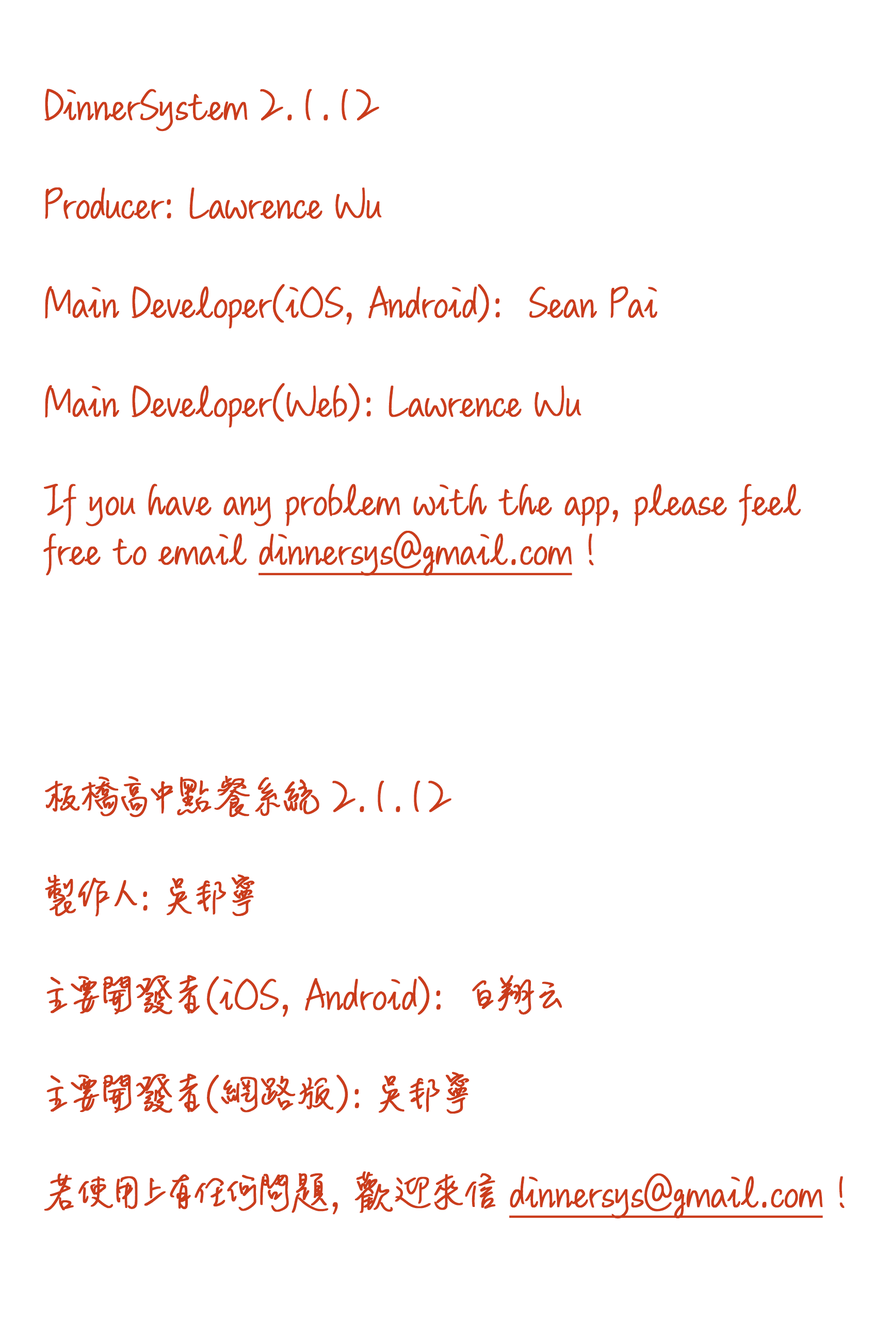
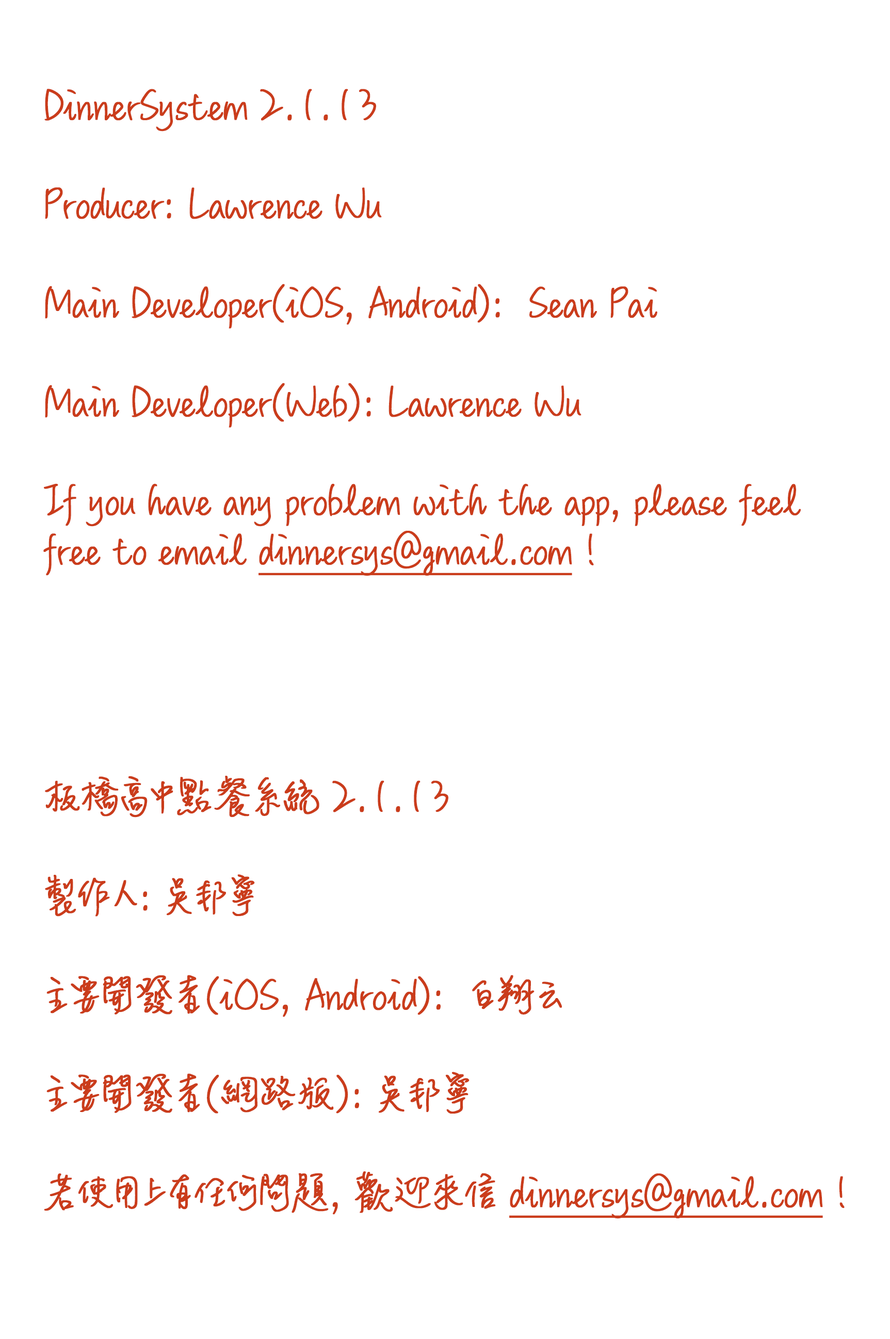
Before/after of a 890×1339 layered artwork. What changed in the layer stack:
renamed "DinnerSystem 2.1.12 Producer: Lawrence Wu Main Developer(iOS," to "DinnerSystem 2.1.13 Producer: Lawrence Wu Main Developer(iOS,", painted on it over [355, 88, 452, 813]
